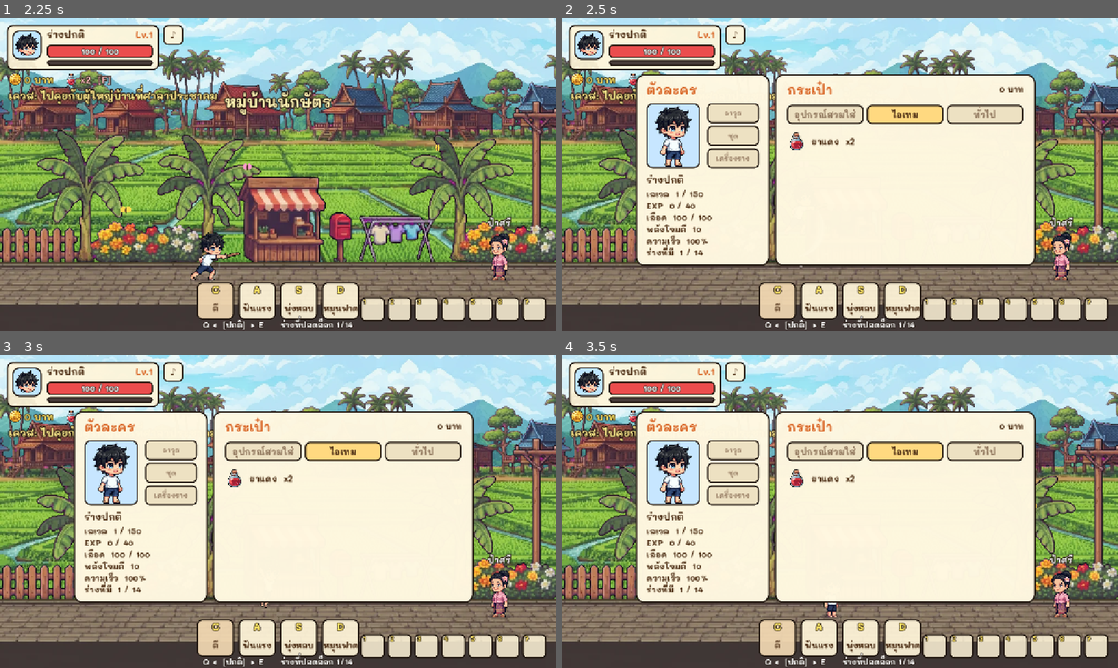
Above: before the commit, frames 1-4 (two rows, left to right).
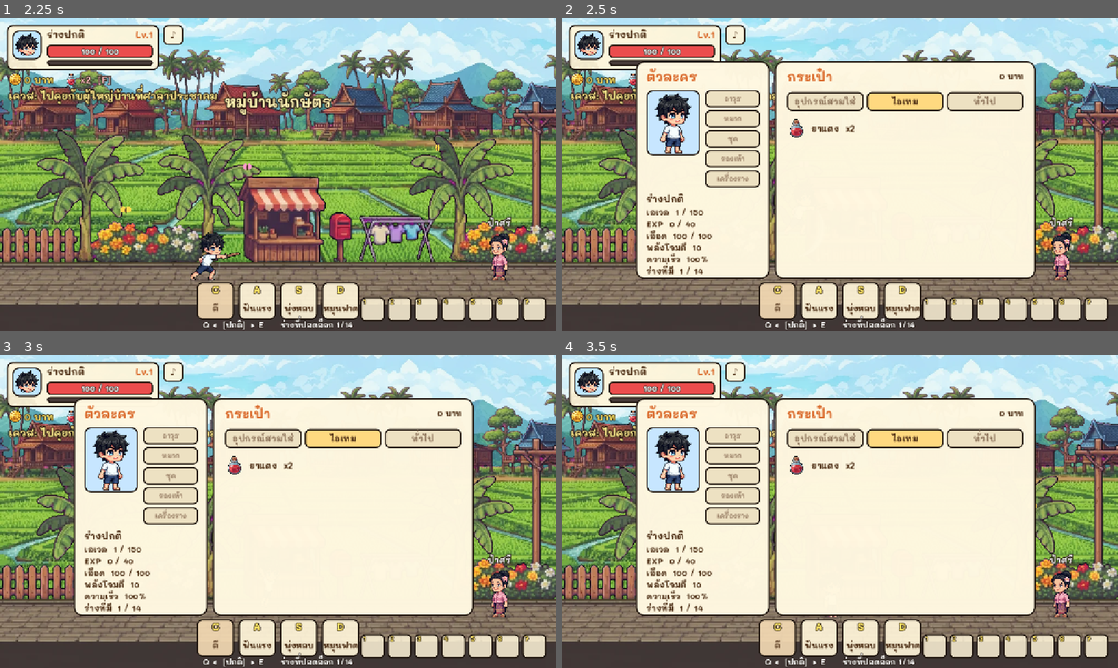
Above: after the commit, the same moments.

Repository: mozila023/naksat-saga
Game: Godot game, scene res://main.tscn
Two runs of this game, one before a commit and one after it. Both use one fixed random seed, a clock stepped at 60 frames per second and the inputs below.
Inputs (mouse positions are in pixels of both pictures, inside the frame that each line leads up to):
- Up to frame 1 (2.25 s): click "♪" at 0.5 s; click "✕" at 1.25 s; tap Enter at 2 s; move the mouse to (400, 158) at 2.02 s; hold Right (move_right) from 2.03 s (still down); hold C (attack) from 2.03 s (still down); click (400, 158) at 2.17 s
- Up to frame 2 (2.5 s): keep holding Right (move_right); keep holding C (attack); tap Space (jump) at 2.27 s; tap I (bag) at 2.3 s
- Up to frame 3 (3 s): tap Space (jump) at 2.57 s; release Right (move_right) at 2.75 s; release C (attack) at 2.75 s; click "ไอเทม" at 2.75 s
- Up to frame 4 (3.5 s): no input

Frame 1 is identical in both runs. In frame 2, 16% of the frame differs, in the area x 13-86%, y 13-84%; in frame 3, 16%; in frame 4, 16%.

Commit message:
Working equipment slots in the character window
Five slots (weapon, head, body, feet, charm). Equipment adds attack,
max HP or speed. Drag from the bag or double-click to wear,
right-click a slot to remove.

Co-Authored-By: Claude Fable 5.2 <noreply@anthropic.com>
Claude-Session: https://claude.ai/code/session_01J9NCfWgs9eBq1qjdwjHxHL

Diff:
--- a/entities/player/player.gd
+++ b/entities/player/player.gd
@@ -130,7 +130,7 @@
 		velocity.x = move_toward(velocity.x, 0.0, 600.0 * delta)
 	else:
 		var running := not locked and Input.is_action_pressed("run")
-		var target := dir * SPEED * float(form["speed"]) * (RUN_MULT if running else 1.0)
+		var target := dir * SPEED * float(form["speed"]) * (1.0 + Game.equip_bonus("speed")) * (RUN_MULT if running else 1.0)
 		velocity.x = move_toward(velocity.x, target, ACCEL * delta)
 		if dir != 0.0:
 			facing = 1 if dir > 0.0 else -1
@@ -226,7 +226,7 @@
 # ---------- โจมตี ----------
 
 func _damage(mult: float) -> float:
-	return BASE_ATK * Game.atk_mult() * float(Game.current_form()["atk"]) * mult * randf_range(0.9, 1.1)
+	return (BASE_ATK + Game.equip_bonus("atk")) * Game.atk_mult() * float(Game.current_form()["atk"]) * mult * randf_range(0.9, 1.1)
 
 
 func _basic_attack() -> void:
@@ -332,7 +332,9 @@
 
 ## ใช้ไอเทมจากช่อง 1-7
 func use_item(id: String) -> void:
-	if id == "potion":
+	if Game.ITEMS[id].has("slot"):
+		Game.equip(id)
+	elif id == "potion":
 		if Game.hp >= Game.max_hp:
 			Game.banner.emit("เลือดเต็มอยู่แล้ว")
 		else:
--- a/tests/smoke.gd
+++ b/tests/smoke.gd
@@ -154,6 +154,25 @@
 	check(Game.hotbar[2] == "potion", "dragged item lands in slot 3")
 	main.hud._hot_slots[5]._drop_data(Vector2.ZERO, {"item": "potion", "from_slot": 2})
 	check(Game.hotbar[5] == "potion" and Game.hotbar[2] == "", "item moves between slots")
+	# อุปกรณ์สวมใส่: ลากดาบไม้จากกระเป๋าไปใส่ช่องอาวุธ
+	check(Game.item_count("wood_sword") == 1, "starts with a wooden sword")
+	var weapon_slot = main.hud._equip_slots[0]
+	var atk_before := Game.equip_bonus("atk")
+	check(weapon_slot._can_drop_data(Vector2.ZERO, {"item": "wood_sword"}), "weapon slot accepts a weapon")
+	check(not weapon_slot._can_drop_data(Vector2.ZERO, {"item": "potion"}), "weapon slot rejects a potion")
+	weapon_slot._drop_data(Vector2.ZERO, {"item": "wood_sword"})
+	check(Game.equipped.get("weapon", "") == "wood_sword" and Game.item_count("wood_sword") == 0, "sword is equipped and leaves the bag")
+	check(Game.equip_bonus("atk") > atk_before, "equipment raises attack")
+	Game.add_item("straw_hat", 1)
+	var hp_cap := Game.max_hp
+	Game.equip("straw_hat")
+	check(Game.max_hp > hp_cap, "hat raises max HP")
+	Game.unequip("head")
+	check(Game.max_hp == hp_cap and Game.item_count("straw_hat") == 1, "unequip returns the item")
+	Game.add_item("straw_hat", -1)
+	main.hud._set_bag_tab("equip")
+	await shot("04d_equipment")
+	main.hud._set_bag_tab("item")
 	await shot("04c_hotbar")
 	await tap("bag")
 	Game.add_item("potion", 1)
--- a/ui/hud/hud.gd
+++ b/ui/hud/hud.gd
@@ -23,6 +23,7 @@
 var _char_pic: TextureRect
 var _char_name: Label
 var _char_stats: Label
+var _equip_slots: Array = []
 var _tab_buttons := {}
 var _quest_label: Label
 var _forms_label: Label
@@ -285,10 +286,67 @@
 		Game.set_hotbar(index, data["item"])
 
 
-## แถวไอเทมในกระเป๋า (ลากไปใส่ช่อง 1-7 ได้)
+## ช่องอุปกรณ์สวมใส่ในหน้าตัวละคร
+class EquipSlot extends Panel:
+	var slot := ""
+	var title := ""
+	var hud: Hud
+	var _icon: TextureRect
+	var _name: Label
+
+	func build() -> void:
+		add_theme_stylebox_override("panel", hud._box(Color(0.93, 0.88, 0.76), 10))
+		mouse_filter = Control.MOUSE_FILTER_STOP
+		_icon = hud._icon("coin", 30)
+		_icon.position = Vector2(6, 5)
+		_icon.size = Vector2(30, 30)
+		add_child(_icon)
+		_name = hud._label("", 15, Color(0.3, 0.18, 0.08), 0)
+		_name.position = Vector2(40, 0)
+		_name.size = Vector2(84, 40)
+		_name.vertical_alignment = VERTICAL_ALIGNMENT_CENTER
+		_name.clip_text = true
+		add_child(_name)
+		refresh()
+
+	func refresh() -> void:
+		var id: String = Game.equipped.get(slot, "")
+		_icon.visible = id != ""
+		if id == "":
+			_name.text = title
+			_name.position.x = 0
+			_name.size.x = 126
+			_name.horizontal_alignment = HORIZONTAL_ALIGNMENT_CENTER
+			_name.add_theme_color_override("font_color", Color(0.6, 0.5, 0.4))
+		else:
+			_icon.texture = load("res://assets/art/items/item_%s.png" % Game.ITEMS[id]["icon"])
+			_name.text = Game.ITEMS[id]["name"]
+			_name.position.x = 40
+			_name.size.x = 84
+			_name.horizontal_alignment = HORIZONTAL_ALIGNMENT_LEFT
+			_name.add_theme_color_override("font_color", Color(0.3, 0.18, 0.08))
+
+	func _can_drop_data(_at: Vector2, data: Variant) -> bool:
+		return data is Dictionary and data.has("item") and Game.ITEMS[data["item"]].get("slot", "") == slot
+
+	func _drop_data(_at: Vector2, data: Variant) -> void:
+		Game.equip(data["item"])
+
+	func _gui_input(event: InputEvent) -> void:
+		if event is InputEventMouseButton and event.pressed:
+			if event.button_index == MOUSE_BUTTON_RIGHT or (event.button_index == MOUSE_BUTTON_LEFT and event.double_click):
+				Game.unequip(slot)
+
+
+## แถวไอเทมในกระเป๋า (ลากไปใส่ช่อง 1-7 หรือช่องอุปกรณ์ได้ / ดับเบิลคลิกเพื่อสวมหรือใช้)
 class BagRow extends HBoxContainer:
 	var item := ""
 	var hud: Hud
+
+	func _gui_input(event: InputEvent) -> void:
+		if event is InputEventMouseButton and event.pressed and event.button_index == MOUSE_BUTTON_LEFT and event.double_click:
+			if Game.player and not Game.player.dead:
+				Game.player.use_item(item)
 
 	func _get_drag_data(_at: Vector2) -> Variant:
 		set_drag_preview(hud._icon(Game.ITEMS[item]["icon"], 44))
@@ -301,8 +359,8 @@
 	_bag = Panel.new()
 	_bag.add_theme_stylebox_override("panel", _box(Color(1.0, 0.97, 0.88, 0.98), 18))
 	_bag.set_anchors_preset(Control.PRESET_CENTER)
-	_bag.position = Vector2(-150, -230)
-	_bag.size = Vector2(600, 440)
+	_bag.position = Vector2(-150, -260)
+	_bag.size = Vector2(600, 500)
 	_bag.visible = false
 	_root.add_child(_bag)
 	var title := _label("กระเป๋า", 30, Color(0.85, 0.4, 0.15), 0)
@@ -327,7 +385,7 @@
 		_tab_buttons[tabs[i][0]] = b
 	_bag_list = VBoxContainer.new()
 	_bag_list.position = Vector2(28, 132)
-	_bag_list.size = Vector2(544, 290)
+	_bag_list.size = Vector2(544, 350)
 	_bag_list.add_theme_constant_override("separation", 10)
 	_bag.add_child(_bag_list)
 
@@ -343,8 +401,8 @@
 	_char = Panel.new()
 	_char.add_theme_stylebox_override("panel", _box(Color(1.0, 0.97, 0.88, 0.98), 18))
 	_char.set_anchors_preset(Control.PRESET_CENTER)
-	_char.position = Vector2(-470, -230)
-	_char.size = Vector2(308, 440)
+	_char.position = Vector2(-470, -260)
+	_char.size = Vector2(308, 500)
 	_char.visible = false
 	_root.add_child(_char)
 	var title := _label("ตัวละคร", 30, Color(0.85, 0.4, 0.15), 0)
@@ -364,25 +422,22 @@
 	_char_pic.stretch_mode = TextureRect.STRETCH_KEEP_ASPECT_CENTERED
 	_char_pic.mouse_filter = Control.MOUSE_FILTER_IGNORE
 	frame.add_child(_char_pic)
-	# ช่องอุปกรณ์สวมใส่ (ยังว่าง)
-	var names := ["อาวุธ", "ชุด", "เครื่องราง"]
-	for i in names.size():
-		var slot := Panel.new()
-		slot.add_theme_stylebox_override("panel", _box(Color(0.93, 0.88, 0.76), 10))
-		slot.position = Vector2(164, 66 + i * 52)
-		slot.size = Vector2(120, 46)
-		slot.mouse_filter = Control.MOUSE_FILTER_IGNORE
+	# ช่องอุปกรณ์สวมใส่: ลากอุปกรณ์จากกระเป๋ามาใส่ หรือดับเบิลคลิกที่อุปกรณ์ในกระเป๋า / คลิกขวาที่ช่องเพื่อถอด
+	for i in Game.EQUIP_SLOTS.size():
+		var slot := EquipSlot.new()
+		slot.slot = Game.EQUIP_SLOTS[i][0]
+		slot.title = Game.EQUIP_SLOTS[i][1]
+		slot.hud = self
+		slot.position = Vector2(160, 66 + i * 46)
+		slot.size = Vector2(126, 40)
 		_char.add_child(slot)
-		var l := _label(names[i], 16, Color(0.6, 0.5, 0.4), 0)
-		l.size = Vector2(120, 46)
-		l.horizontal_alignment = HORIZONTAL_ALIGNMENT_CENTER
-		l.vertical_alignment = VERTICAL_ALIGNMENT_CENTER
-		slot.add_child(l)
+		slot.build()
+		_equip_slots.append(slot)
 	_char_name = _label("", 22, Color(0.3, 0.18, 0.08), 0)
-	_char_name.position = Vector2(24, 226)
+	_char_name.position = Vector2(24, 300)
 	_char.add_child(_char_name)
 	_char_stats = _label("", 19, Color(0.3, 0.18, 0.08), 0)
-	_char_stats.position = Vector2(24, 262)
+	_char_stats.position = Vector2(24, 334)
 	_char_stats.add_theme_constant_override("line_spacing", 2)
 	_char.add_child(_char_stats)
 
@@ -395,7 +450,10 @@
 	var total_atk := Game.atk_mult() * float(form["atk"])
 	_char_stats.text = "เลเวล  %d / %d\nEXP  %d / %d\nเลือด  %d / %d\nพลังโจมตี  %d\nความเร็ว  %d%%\nร่างที่มี  %d / 14" % [
 		Game.level, Game.MAX_LEVEL, Game.exp, Game.exp_needed(), ceili(Game.hp), int(Game.max_hp),
-		int(round(Player.BASE_ATK * total_atk)), int(round(float(form["speed"]) * 100.0)), Game.unlocked.size()]
+		int(round((Player.BASE_ATK + Game.equip_bonus("atk")) * total_atk)),
+		int(round(float(form["speed"]) * (1.0 + Game.equip_bonus("speed")) * 100.0)), Game.unlocked.size()]
+	for slot in _equip_slots:
+		slot.refresh()
 
 
 func toggle_bag() -> void:
@@ -452,7 +510,17 @@
 		row.mouse_default_cursor_shape = Control.CURSOR_DRAG
 		row.add_theme_constant_override("separation", 12)
 		row.add_child(_icon(info["icon"], 44))
-		row.add_child(_label("%s  x%d" % [info["name"], count], 20, Color(0.3, 0.18, 0.08), 0))
+		var text := "%s  x%d" % [info["name"], count]
+		var bonus: Array = []
+		if info.has("atk"):
+			bonus.append("โจมตี +%d" % int(info["atk"]))
+		if info.has("hp"):
+			bonus.append("เลือด +%d" % int(info["hp"]))
+		if info.has("speed"):
+			bonus.append("เร็ว +%d%%" % int(round(float(info["speed"]) * 100.0)))
+		if not bonus.is_empty():
+			text += "    " + "  ".join(bonus)
+		row.add_child(_label(text, 20, Color(0.3, 0.18, 0.08), 0))
 		_bag_list.add_child(row)
 	if not any:
 		_bag_list.add_child(_label("ว่าง", 19, Color(0.6, 0.5, 0.4), 0))
--- a/utilities/game.gd
+++ b/utilities/game.gd
@@ -19,17 +19,25 @@
 	"potion": {"name": "ยาแดง", "desc": "ฟื้นเลือด 50 (กด F เพื่อดื่ม)", "icon": "potion", "tab": "item", "buy": 20, "sell": 0},
 	"frog_leg": {"name": "ขากบ", "desc": "ได้จากกบนา ขายให้ลุงหมูได้", "icon": "frog_leg", "tab": "etc", "buy": 0, "sell": 6},
 	"mushroom_cap": {"name": "หมวกเห็ดพิษ", "desc": "ได้จากเห็ดพิษ ขายให้ลุงหมูได้", "icon": "mushroom_cap", "tab": "etc", "buy": 0, "sell": 12},
+	# อุปกรณ์สวมใส่: slot = ช่องที่ใส่, atk = พลังโจมตีเพิ่ม, hp = เลือดสูงสุดเพิ่ม, speed = ความเร็วเพิ่ม (0.08 = 8%)
+	"wood_sword": {"name": "ดาบไม้", "desc": "", "icon": "wood_sword", "tab": "equip", "slot": "weapon", "atk": 3.0, "buy": 0, "sell": 15},
+	"straw_hat": {"name": "งอบ", "desc": "", "icon": "straw_hat", "tab": "equip", "slot": "head", "hp": 20.0, "buy": 0, "sell": 12},
+	"pha_khao_ma": {"name": "ผ้าขาวม้า", "desc": "", "icon": "pha_khao_ma", "tab": "equip", "slot": "body", "hp": 30.0, "buy": 0, "sell": 15},
+	"sandals": {"name": "รองเท้าหนัง", "desc": "", "icon": "sandals", "tab": "equip", "slot": "feet", "speed": 0.08, "buy": 0, "sell": 12},
+	"amulet": {"name": "เหรียญนำโชค", "desc": "", "icon": "amulet", "tab": "equip", "slot": "charm", "atk": 2.0, "hp": 15.0, "buy": 0, "sell": 40},
 	"tiger_fang": {"name": "เขี้ยวพญาเสือ", "desc": "ของหายากจากพญาเสือโคร่ง", "icon": "tiger_fang", "tab": "etc", "buy": 0, "sell": 0},
 }
 const POTION_HEAL := 50.0
+# ช่องอุปกรณ์สวมใส่ในหน้าตัวละคร: [รหัสช่อง, ชื่อที่แสดง]
+const EQUIP_SLOTS := [["weapon", "อาวุธ"], ["head", "หมวก"], ["body", "ชุด"], ["feet", "รองเท้า"], ["charm", "เครื่องราง"]]
 const MAX_LEVEL := 150  # เลเวลสูงสุด
 
 # ---------- รางวัลจากมอนสเตอร์ ----------
 # coins = [จำนวนเหรียญต่ำสุด, สูงสุด], coin_value = [มูลค่าต่อเหรียญต่ำสุด, สูงสุด], drops = [[ไอเทม, โอกาส 0..1], ...]
 const REWARDS := {
-	"frog": {"exp": 8, "coins": [1, 2], "coin_value": [2, 4], "drops": [["frog_leg", 0.4], ["potion", 0.012]]},
-	"mushroom": {"exp": 18, "coins": [1, 3], "coin_value": [3, 6], "drops": [["mushroom_cap", 0.4], ["potion", 0.025]]},
-	"tiger": {"exp": 250, "coins": [8, 8], "coin_value": [10, 14], "drops": [["tiger_fang", 1.0], ["potion", 1.0]]},
+	"frog": {"exp": 8, "coins": [1, 2], "coin_value": [2, 4], "drops": [["frog_leg", 0.4], ["potion", 0.012], ["straw_hat", 0.02], ["sandals", 0.02]]},
+	"mushroom": {"exp": 18, "coins": [1, 3], "coin_value": [3, 6], "drops": [["mushroom_cap", 0.4], ["potion", 0.025], ["wood_sword", 0.03], ["pha_khao_ma", 0.03]]},
+	"tiger": {"exp": 250, "coins": [8, 8], "coin_value": [10, 14], "drops": [["tiger_fang", 1.0], ["potion", 1.0], ["amulet", 1.0]]},
 }
 
 var main: Node
@@ -50,7 +58,8 @@
 var level := 1
 var exp := 0
 var money := 0
-var items := {"potion": 2}  # รหัสไอเทม -> จำนวน
+var items := {"potion": 2, "wood_sword": 1}  # รหัสไอเทม -> จำนวน
+var equipped := {}  # รหัสช่อง -> รหัสไอเทมที่สวมอยู่
 const HOTBAR_SIZE := 7
 var hotbar: Array = ["", "", "", "", "", "", ""]  # ช่องไอเทม 1-7 (รหัสไอเทม หรือ "" = ว่าง)
 
@@ -213,7 +222,50 @@
 
 
 func _apply_level() -> void:
-	max_hp = 100.0 + (level - 1) * 15.0
+	max_hp = 100.0 + (level - 1) * 15.0 + equip_bonus("hp")
+
+
+# ---------- อุปกรณ์สวมใส่ ----------
+
+## ผลรวมค่าพลังจากอุปกรณ์ที่สวมอยู่ (stat = "atk" / "hp" / "speed")
+func equip_bonus(stat: String) -> float:
+	var total := 0.0
+	for slot in equipped:
+		total += float(ITEMS[equipped[slot]].get(stat, 0.0))
+	return total
+
+
+## สวมอุปกรณ์จากกระเป๋า (ของเดิมในช่องนั้นกลับเข้ากระเป๋า) คืนค่า true ถ้าสวมได้
+func equip(id: String) -> bool:
+	if not ITEMS.has(id) or not ITEMS[id].has("slot") or item_count(id) <= 0:
+		return false
+	var slot: String = ITEMS[id]["slot"]
+	var old: String = equipped.get(slot, "")
+	items[id] = item_count(id) - 1
+	if items[id] <= 0:
+		items.erase(id)
+	if old != "":
+		items[old] = item_count(old) + 1
+	equipped[slot] = id
+	_after_equip_change()
+	return true
+
+
+## ถอดอุปกรณ์ออกจากช่อง กลับเข้ากระเป๋า
+func unequip(slot: String) -> void:
+	var old: String = equipped.get(slot, "")
+	if old == "":
+		return
+	equipped.erase(slot)
+	items[old] = item_count(old) + 1
+	_after_equip_change()
+
+
+func _after_equip_change() -> void:
+	_apply_level()
+	set_hp(minf(hp, max_hp))
+	stats_changed.emit()
+	save_game()
 
 
 func add_exp(amount: int) -> void:
@@ -401,6 +453,8 @@
 	cfg.set_value("game", "items", items)
 	cfg.set_value("game", "hotbar", hotbar)
 	cfg.set_value("audio", "muted", Sound.muted)
+	cfg.set_value("game", "equipped", equipped)
+	cfg.set_value("game", "starter_gear", true)
 	cfg.save(SAVE_PATH)
 
 
@@ -424,6 +478,13 @@
 		if ITEMS.has(id):
 			items[id] = int(saved_items[id])
 	Sound.set_muted(bool(cfg.get_value("audio", "muted", false)))
+	equipped = {}
+	var saved_equip: Dictionary = cfg.get_value("game", "equipped", {})
+	for slot in saved_equip:
+		if ITEMS.has(saved_equip[slot]) and ITEMS[saved_equip[slot]].get("slot", "") == slot:
+			equipped[slot] = saved_equip[slot]
+	if not cfg.get_value("game", "starter_gear", false):
+		items["wood_sword"] = item_count("wood_sword") + 1  # เซฟเก่า: แจกดาบไม้เริ่มต้น 1 เล่ม
 	var saved_bar: Array = cfg.get_value("game", "hotbar", [])
 	for i in mini(saved_bar.size(), HOTBAR_SIZE):
 		hotbar[i] = saved_bar[i] if ITEMS.has(saved_bar[i]) else ""
@@ -439,7 +500,8 @@
 	level = 1
 	exp = 0
 	money = 0
-	items = {"potion": 2}
+	items = {"potion": 2, "wood_sword": 1}
+	equipped = {}
 	hotbar = ["", "", "", "", "", "", ""]
 	_apply_level()
 	hp = max_hp
Binary file added: assets/art/items/item_amulet.png
Not shown, added: assets/art/items/item_amulet.png.import
Binary file added: assets/art/items/item_pha_khao_ma.png
Not shown, added: assets/art/items/item_pha_khao_ma.png.import
Binary file added: assets/art/items/item_sandals.png
Not shown, added: assets/art/items/item_sandals.png.import
Binary file added: assets/art/items/item_straw_hat.png
Not shown, added: assets/art/items/item_straw_hat.png.import
Binary file added: assets/art/items/item_wood_sword.png
Not shown, added: assets/art/items/item_wood_sword.png.import
Not shown, changed: CLAUDE.md
